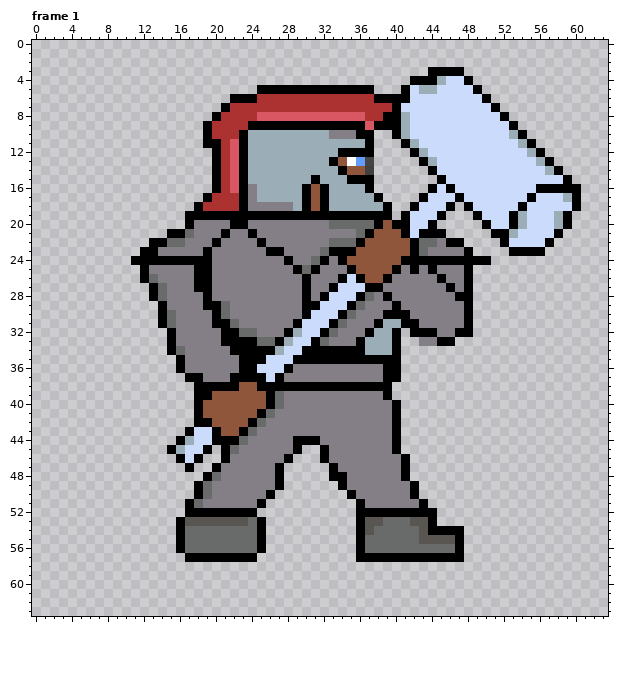
Pixel-art file, stored at Game Spellslingers/Assets/Art/Warrior/Warrior1.aseprite. The first picture shows the starting point.
64x64 pixels, 7 frames. Shown: frame 1. The commit also changed other frames, which this record leaves out.
And afterwards:
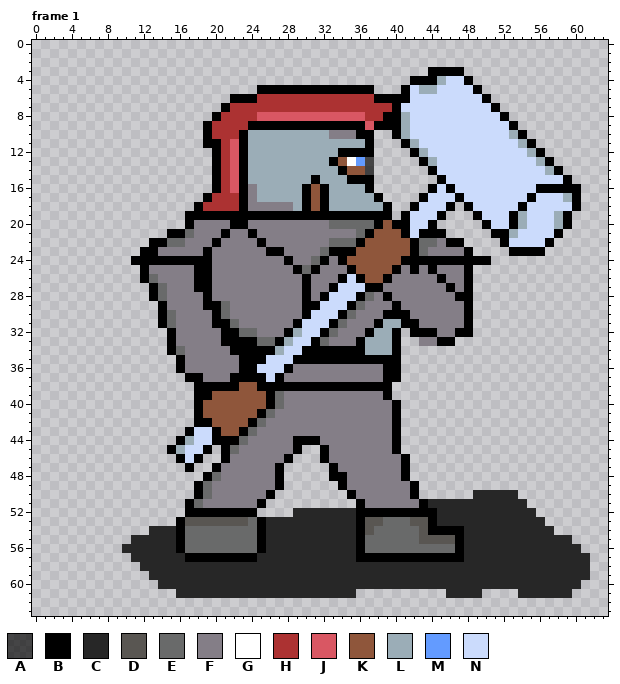
Palette (. is transparent): A #000000a9  B #000000  C #272727  D #595652  E #696a6a  F #847e87  G #ffffff  H #ac3232  J #d95763  K #8f563b  L #9badb7  M #639bff  N #cbdbfc
Commit message: Implemented Warrior Added warrior skill sprites
The edit:
layer "Layer 2" added
Frame 1, layer "Layer 2":
Colour C now appears in row 50 at x 49 to 53; in row 51 at x 44 to 54; in row 52 at x 29 to 35 and 45 to 55; in row 53 at x 26 to 35 and 45 to 56; in row 54 at x 13 to 15, 26 to 35 and 48 to 57; in row 55 at x 11 to 15, 26 to 35 and 48 to 59.
Colour C now appears in row 56 at x 10 to 15, 26 to 35 and 48 to 60; in row 57 at x 11 to 16, 25 to 35 and 48 to 61; in row 58 at x 12 to 61; in row 59 at x 13 to 61; in row 60 at x 14 to 60; in row 61 at x 16 to 35, 46 to 49 and 54 to 59.
Pixel boxes of the changes (left, top, right, bottom) in both pictures:
added: (122, 490, 590, 598)
